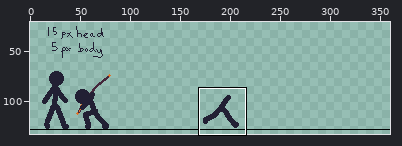
Two states of a pixel-art file, Asesprite/Doodle2.aseprite. The picture above shows the old version from afar; the outline marks the close-up.
Close-up. Before the edit:
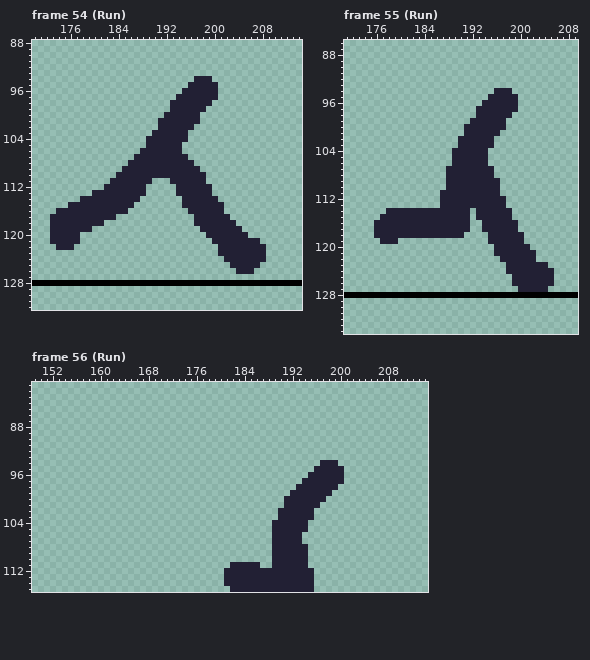
360x180 pixels, 64 frames. Shown: frame 54 (Run): x 170..214, y 88..132; frame 55 (Run): x 171..209, y 86..134; frame 56 (Run): x 149..214, y 81..115. The wide view leaves out empty margins. The commit also changed other frames or places, which this record leaves out.
The same view after the edit:
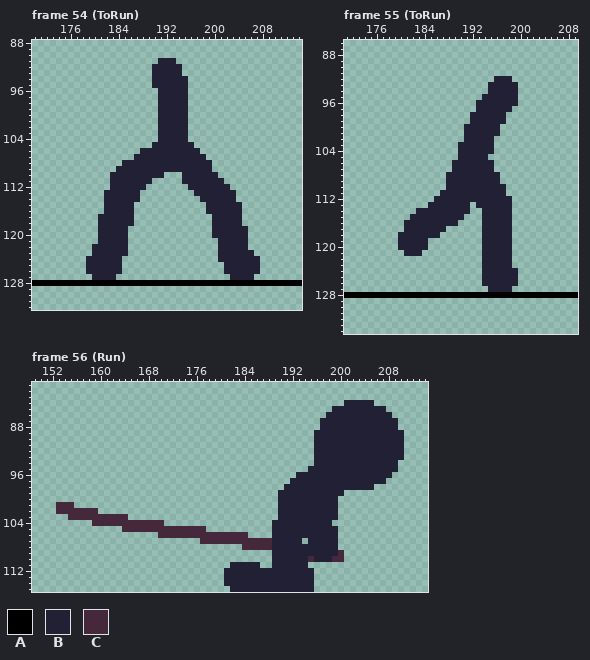
Palette (. is transparent): A #000000  B #222034  C #45283c
From the commit log: chore: run anim
The exact change:
layer "Run/Head" added
Frame 54 (ToRun), layer "Run/Character":
y 91: x 191..193 ... -> BBB
y 92..93: x 190..194 ..... -> BBBBB
y 94: x 190..195 ...... -> BBBBBB; x 197..199 BBB -> ...
y 95: x 190..200 ......BBBBB -> BBBBBB.....
y 96: x 191..194 .... -> BBBB; x 196..200 BBBBB -> .....
y 97: x 191..193 ... -> BBB; x 196..200 BBBBB -> .....
y 98: x 191..192 .. -> BB; x 196..199 BBBB -> ....
y 99: x 191..192 .. -> BB; x 196..198 BBB -> ...
y 100: x 191 . -> B; x 196..197 BB -> ..
y 101: x 196..197 BB -> ..
y 102: x 196 B -> .
y 103: x 190 B -> .
y 104: x 189..190 BB -> ..
y 105: x 189 B -> .; x 195..196 .. -> BB
y 106: x 195..197 ... -> BBB
y 107: x 196..198 ... -> BBB
y 108: x 185 . -> B; x 197..199 ... -> BBB
y 109: x 184 . -> B; x 198..199 .. -> BB
y 110: x 183 . -> B; x 192..194 BBB -> ...; x 199..200 .. -> BB
y 111: x 193..194 BB -> ..; x 199..201 ... -> BBB
y 112: x 182 B -> .; x 194..195 BB -> ..; x 200..202 ... -> BBB
y 113: x 180..181 BB -> ..; x 188 B -> .; x 194..196 BBB -> ...; x 200..203 .... -> BBBB
y 114: x 178..181 BBBB -> ....; x 195..197 BBB -> ...; x 201..203 ... -> BBB
y 115: x 176..181 BBBBBB -> ......; x 195..198 BBBB -> ....; x 202..204 ... -> BBB
y 116: x 174..181 BBBBBBBB -> ........; x 186 . -> B; x 196..198 BBB -> ...; x 202..204 ... -> BBB
y 117: x 173..180 BBBBBBBB -> ........; x 184..186 ... -> BBB; x 197..199 BBB -> ...; x 203..204 .. -> BB
y 118: x 173..180 BBBBBBBB -> ........; x 182..186 ..... -> BBBBB; x 197..199 BBB -> ...; x 204 . -> B
y 119: x 173..179 BBBBBBB -> .......; x 181..185 ..... -> BBBBB; x 198..199 BB -> ..; x 205 . -> B
y 120: x 173..177 BBBBB -> .....; x 181..185 ..... -> BBBBB; x 199 B -> .
y 121: x 173..177 BBBBB -> .....; x 181..185 ..... -> BBBBB; x 200 B -> .; x 206..207 BB -> ..
y 122: x 174..176 BBB -> ...; x 180..185 ...... -> BBBBBB; x 206..208 BBB -> ...
y 123: x 180..185 ...... -> BBBBBB; x 207..208 BB -> ..
y 124: x 179..184 ...... -> BBBBBB; x 201 . -> B; x 208 B -> .
y 125: x 179..184 ...... -> BBBBBB; x 202 . -> B
y 126: x 179..184 ...... -> BBBBBB; x 202..203 .. -> BB; x 207 . -> B
y 127: x 180..183 .... -> BBBB; x 203..206 .... -> BBBB
Frame 55 (ToRun), layer "Run/Character":
y 92: x 196..198 ... -> BBB
y 93: x 195..199 ..... -> BBBBB
y 94: x 195 . -> B; x 199 . -> B
y 95: x 194 . -> B
y 96: x 193 . -> B
y 97: x 199 B -> .
y 98: x 192 . -> B; x 198 B -> .
y 100: x 197 B -> .
y 102: x 190 B -> .
y 104: x 189 B -> .; x 195 . -> B
y 105: x 189 B -> .
y 106: x 195 . -> B
y 107: x 188 B -> .
y 108: x 196 . -> B
y 110..111: x 197 . -> B
y 112: x 186 . -> B; x 198 . -> B
y 113: x 185..186 .. -> BB; x 192 B -> .; x 198 . -> B
y 114: x 178..182 BBBBB -> .....; x 193 B -> .
y 115: x 177..181 BBBBB -> .....; x 191 B -> .; x 193 B -> .
y 116: x 176..180 BBBBB -> .....; x 190..191 BB -> ..; x 199 B -> .
y 117: x 176..180 BBBBB -> .....; x 188..191 BBBB -> ....; x 199 B -> .
y 118: x 176..179 BBBB -> ....; x 187..190 BBBB -> ....; x 194 . -> B; x 199..200 BB -> ..
y 119: x 177..184 BBB..... -> ...BBBBB; x 194 . -> B; x 199..200 BB -> ..
y 120: x 180..184 ..... -> BBBBB; x 194..195 .. -> BB; x 199..201 BBB -> ...
y 121: x 181..183 ... -> BBB; x 194..195 .. -> BB; x 199..202 BBBB -> ....
y 122: x 194..196 ... -> BBB; x 199..202 BBBB -> ....
y 123: x 194..197 .... -> BBBB; x 199..204 BBBBBB -> ......
y 124: x 194..197 .... -> BBBB; x 200..205 BBBBBB -> ......
y 125..126: x 194..198 ..... -> BBBBB; x 200..205 BBBBBB -> ......
y 127: x 195..198 .... -> BBBB; x 200..204 BBBBB -> .....
Frame 56 (Run):
y 84: x 201..205 ..... -> BBBBB
y 85: x 199..207 ......... -> BBBBBBBBB
y 86: x 198..208 ........... -> BBBBBBBBBBB
y 87..88: x 197..209 ............. -> BBBBBBBBBBBBB
y 89..93: x 196..210 ............... -> BBBBBBBBBBBBBBB
y 94: x 196 . -> B; x 200..209 .......... -> BBBBBBBBBB
y 95: x 195 . -> B; x 201..209 ......... -> BBBBBBBBB
y 96: x 193..194 .. -> BB; x 201..208 ........ -> BBBBBBBB
y 97: x 192..193 .. -> BB; x 201..207 ....... -> BBBBBBB
y 98: x 191..192 .. -> BB; x 200..205 ...... -> BBBBBB
y 99: x 190..191 .. -> BB; x 199..200 .. -> BB
y 100: x 190 . -> B; x 198..199 .. -> BB
y 101: x 153..155 ... -> CCC; x 190 . -> B; x 197..199 ... -> BBB
y 102: x 153..159 ....... -> CCCCCCC; x 196..199 .... -> BBBB
y 103: x 155..164 .......... -> CCCCCCCCCC; x 196..199 .... -> BBBB
y 104: x 159..170 ............ -> CCCCCCCCCCCC; x 195..198 .... -> BBBB
y 105: x 164..177 .............. -> CCCCCCCCCCCCCC; x 195..199 ..... -> BBBBB
y 106: x 170..184 ............... -> CCCCCCCCCCCCCCC; x 194..199 ...... -> BBBBBB
y 107: x 177..188 ............ -> CCCCCCCCCCCC; x 195..199 ..... -> BBBBB
y 108: x 184..188 ..... -> CCCCC; x 195..199 ..... -> BBBBB
y 109: x 195..200 ...... -> BBBBBC
y 110: x 195..200 ...... -> CBBBCC
